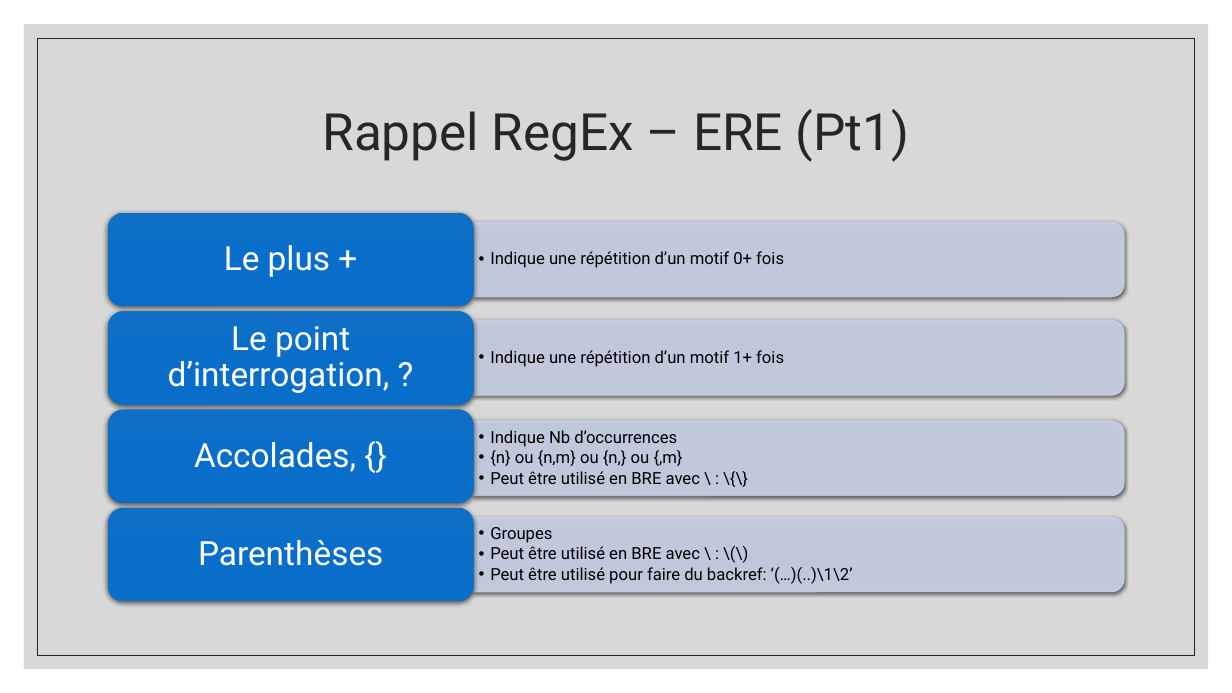
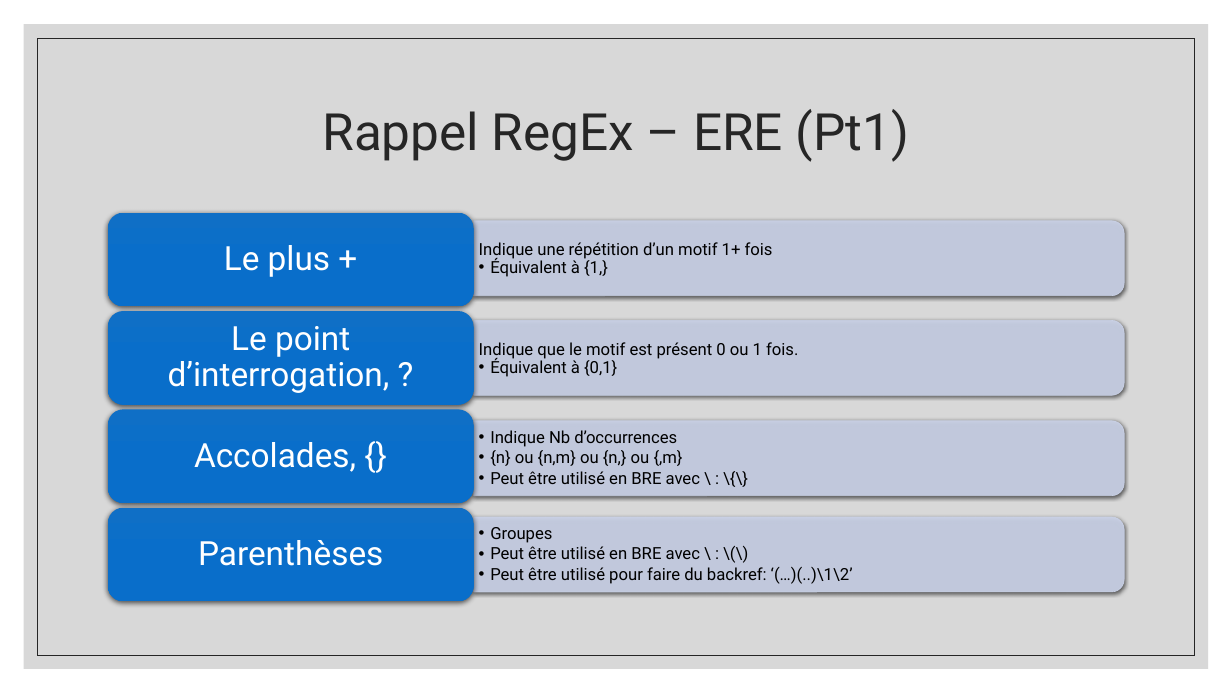
Before and after one commit to George-Fam/UQAM-Labos, a slide deck: slide 3 of INF1070/Lab08 - Diapos.pptx (slide 2 before the commit). Drawn at 1232x693 pixels with LibreOffice and Linux fonts; fonts in the diff are those of the drawing. Boxes give left, top, right and bottom in pixels: in the first picture for what was removed or moved away, otherwise in the second. Text is boxed around its words. In the diff, an @@ line names an element or a change of style, - is before the commit and + after.

```diff
--- a/INF1070/Lab08 - Diapos.pptx
+++ b/INF1070/Lab08 - Diapos.pptx
@@ text at [479, 242, 773, 277]: text changed @@
-  • Indique une répétition d’un motif 0+ fois
+  • Indique une répétition d’un motif 1+ fois
+    Équivalent à {1,}
@@ text at [479, 342, 798, 377]: text changed @@
-  • Indique une répétition d’un motif 1+ fois
+  • Indique que le motif est présent 0 ou 1 fois.
+    Équivalent à {0,1}
```
Also in this commit, not shown: 1 slide added, 2 other files.
